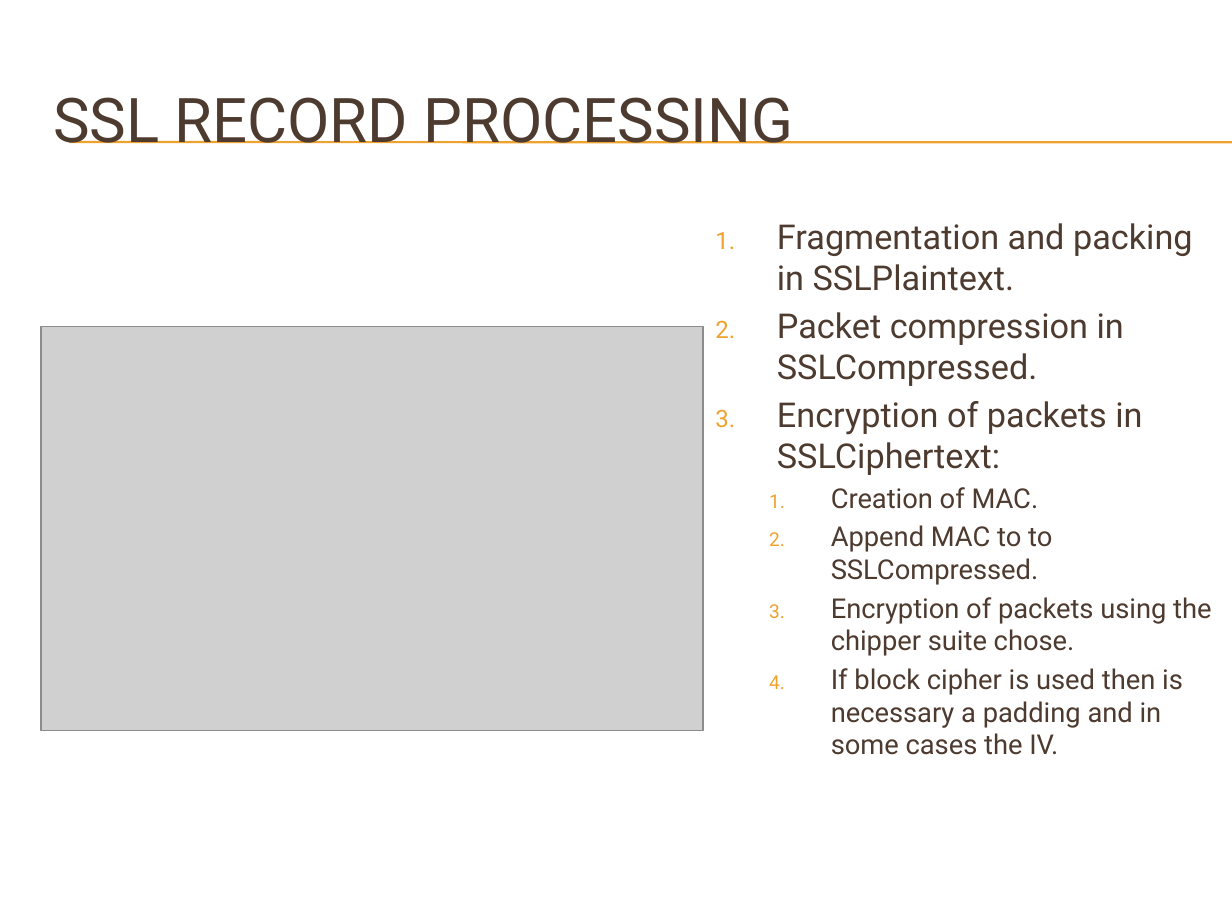
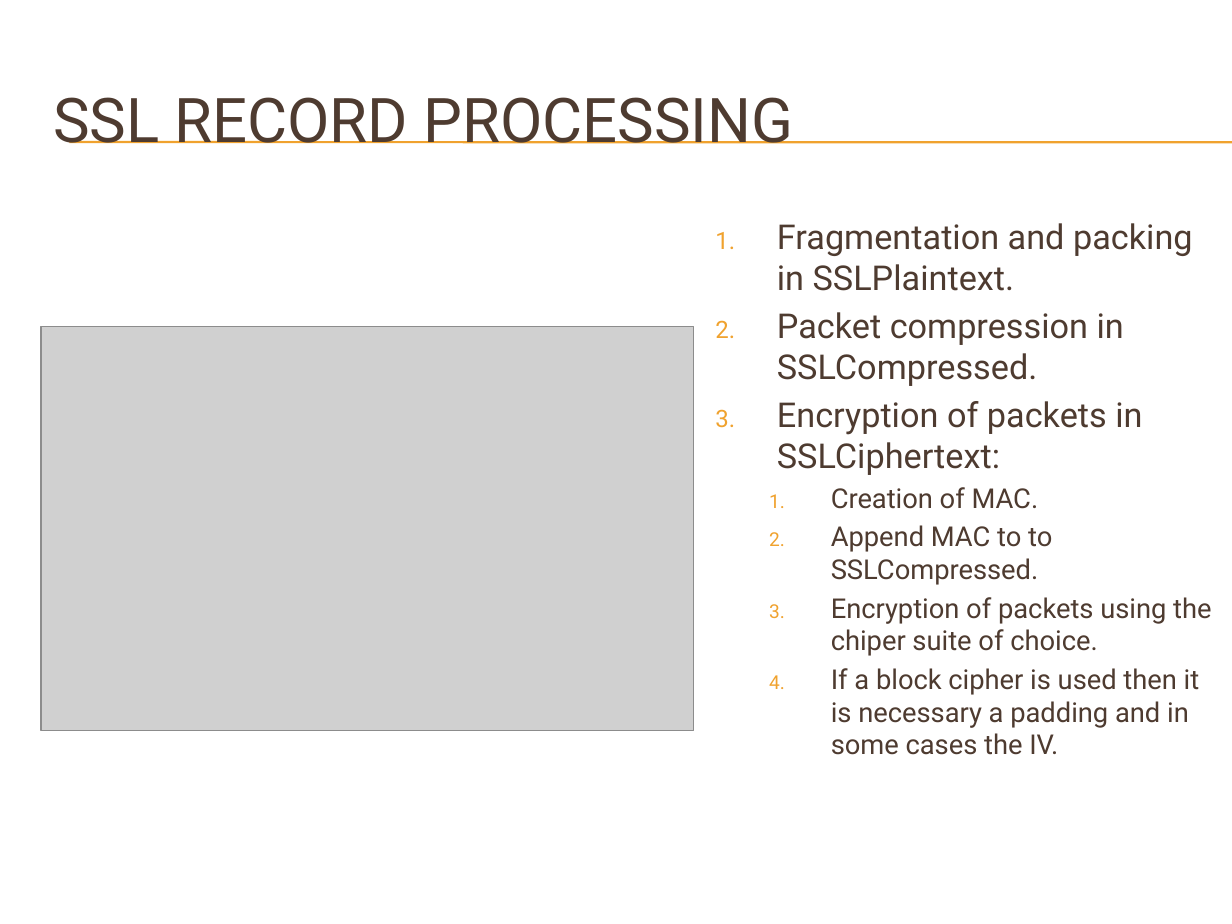
Before and after one commit to DeMaCS-UNICAL/NetworkSecurity, a slide deck: slide 7 of slides/SSL.pptx (slide 4 before the commit). Drawn at 1232x924 pixels with LibreOffice and Linux fonts; fonts in the diff are those of the drawing; grey boxes stand for pictures; background and template pictures are left out. Boxes give left, top, right and bottom in pixels: in the first picture for what was removed or moved away, otherwise in the second. Text is boxed around its words. In the diff, an @@ line names an element or a change of style, - is before the commit and + after.

```diff
--- a/slides/SSL.pptx
+++ b/slides/SSL.pptx
@@ picture: place and size @@
-picture at (41,326,702,732)
+picture at (41,326,694,732)
@@ text at (831,597,1211,755): text changed @@
-  3. Encryption of packets using the chipper suite chose.
-  4. If block cipher is used then is necessary a padding and in some cases the IV.
+  3. Encryption of packets using the chiper suite of choice.
+  4. If a block cipher is used then it is necessary a padding and in some cases the IV.
```
Also in this commit, not shown: 5 other slides changed, 6 slides added, 2 slides removed, 1 other file.
